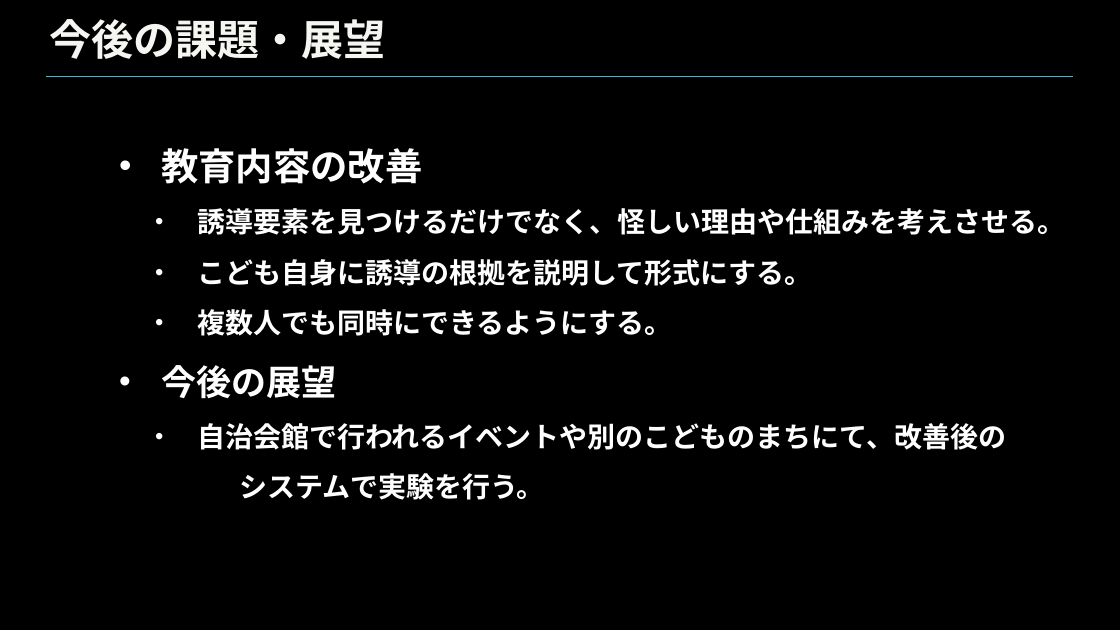
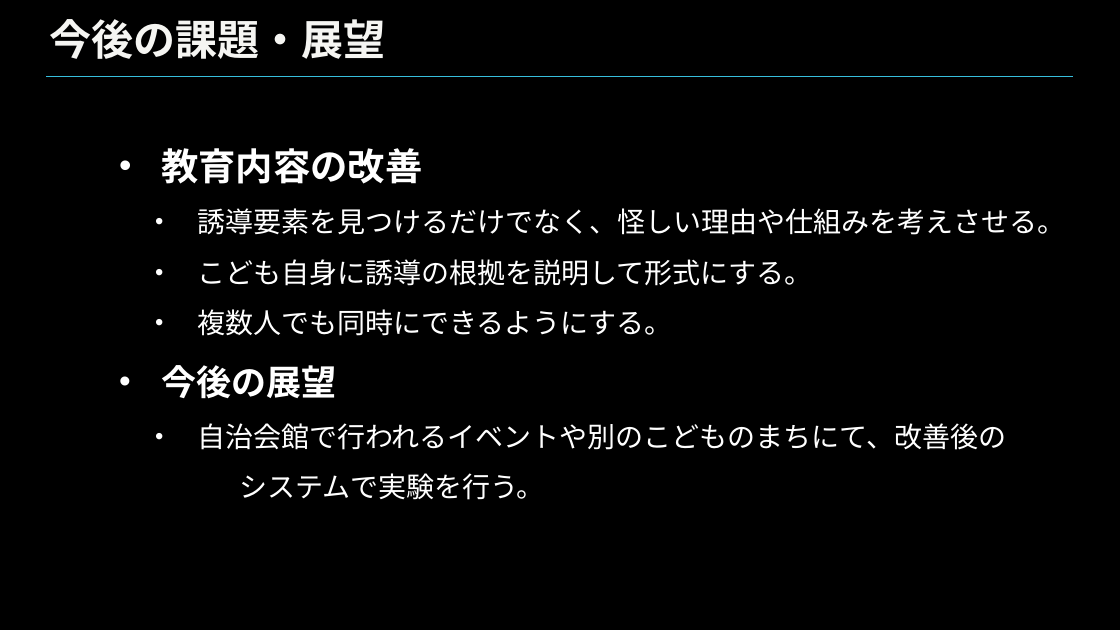
Before and after one commit to nishinekoma/graduate-school, a slide deck: slide 19 of 自身の研究/大学院での研究/学会/HCD/本番/1129HCD発表資料.pptx. Drawn at 1120x630 pixels with LibreOffice and Linux fonts; fonts in the diff are those of the drawing; background and template pictures are left out. Boxes give left, top, right and bottom in pixels: in the first picture for what was removed or moved away, otherwise in the second. Text is boxed around its words. In the diff, an @@ line names an element or a change of style, - is before the commit and + after.

```diff
--- a/自身の研究/大学院での研究/学会/HCD/本番/1129HCD発表資料.pptx
+++ b/自身の研究/大学院での研究/学会/HCD/本番/1129HCD発表資料.pptx
@@ text "教育内容の改善" at (x1=161, y1=148, x2=1065, y2=500): font Cabin to Noto Sans CJK JP, bold off @@
```
Also in this commit, not shown: 14 other slides changed, 1 other file.
